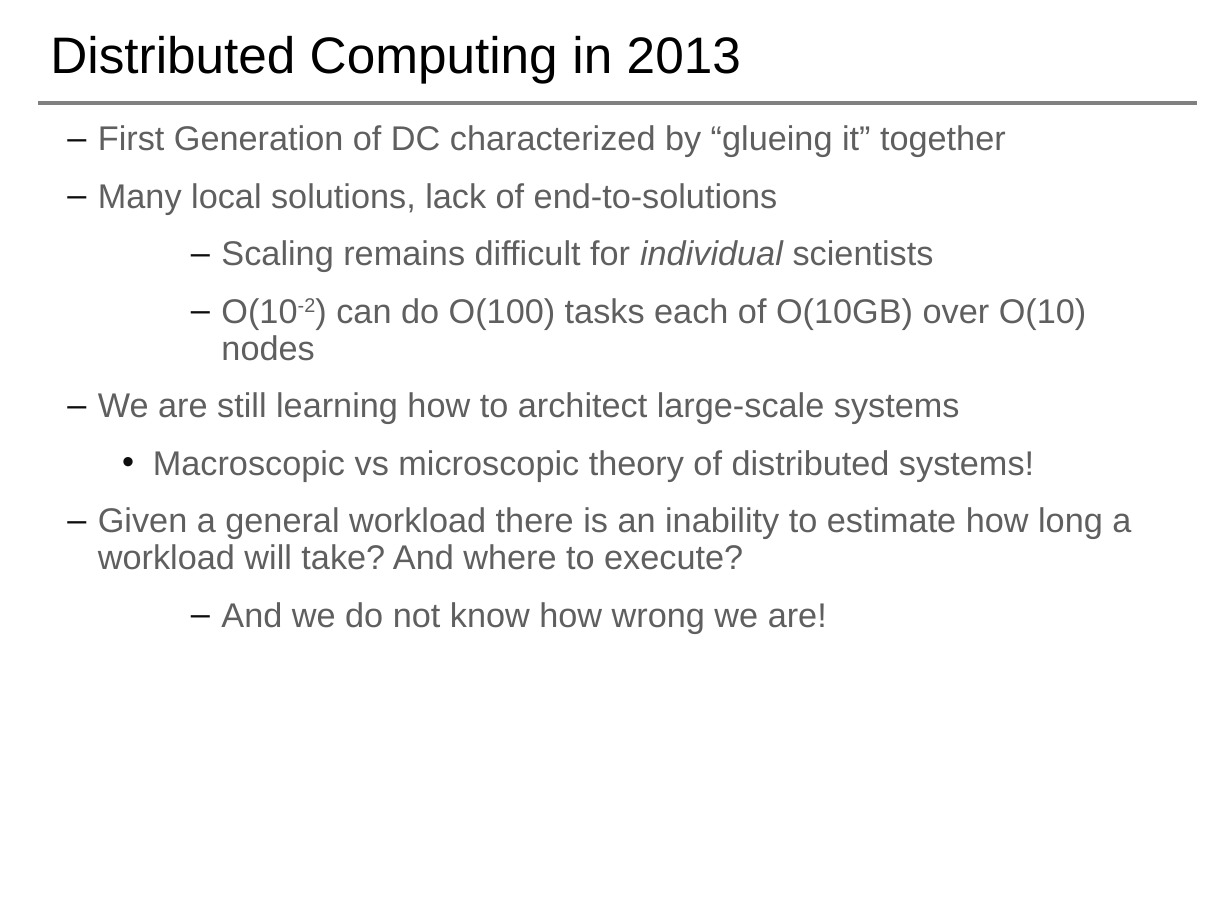
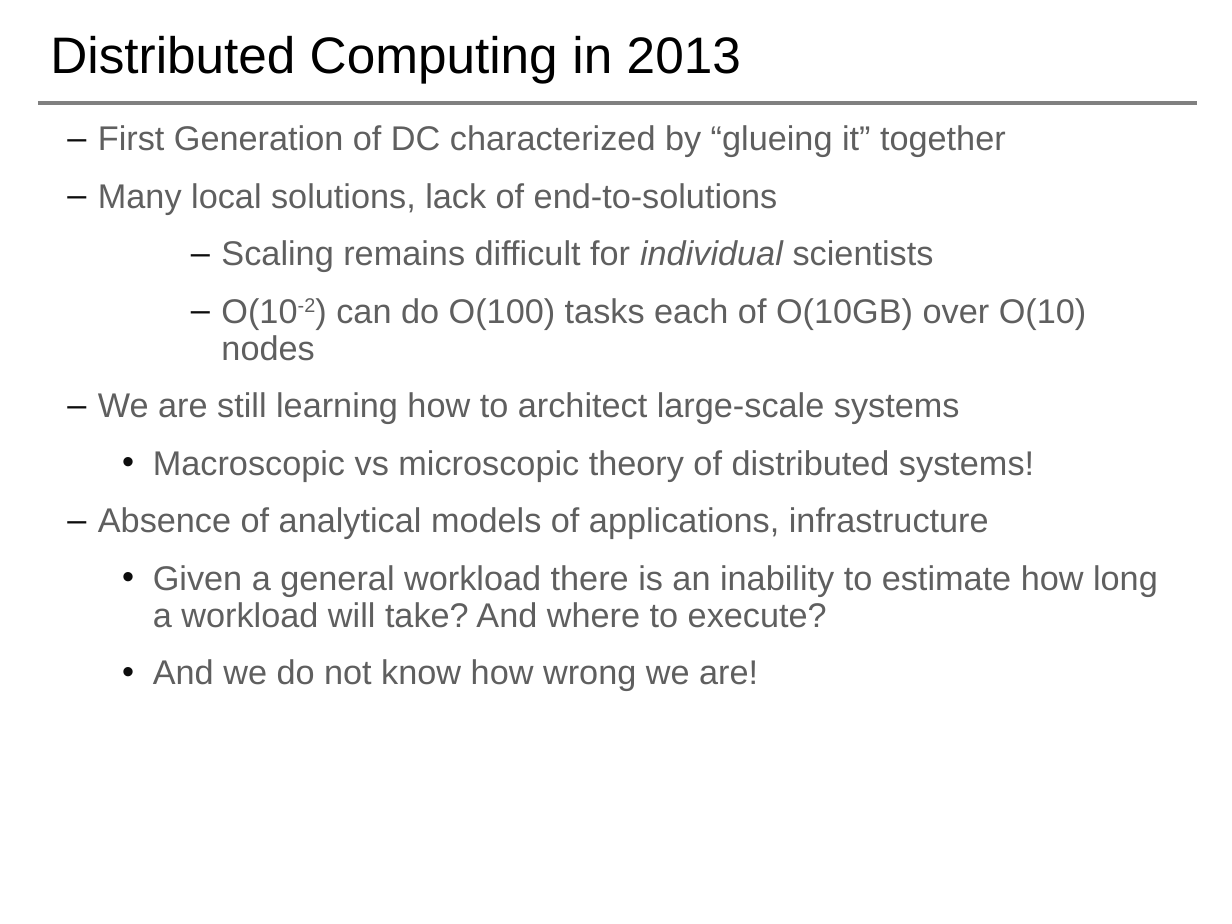
Before and after one commit to saga-project/NGMW, a slide deck: slide 7 of presentations/radical-modsim.pptx (slide 4 before the commit). Drawn at 1232x924 pixels with LibreOffice and Linux fonts; fonts in the diff are those of the drawing; background and template pictures are left out. Boxes give left, top, right and bottom in pixels: in the first picture for what was removed or moved away, otherwise in the second. Text is boxed around its words. In the diff, an @@ line names an element or a change of style, - is before the commit and + after.

```diff
--- a/presentations/radical-modsim.pptx
+++ b/presentations/radical-modsim.pptx
@@ text at bbox=[98, 507, 989, 539]: paragraph added @@
+  – Absence of analytical models of applications, infrastructure
@@ text at bbox=[153, 565, 1158, 691]: bullet – to •; list level 2 to 3 in "Given a general workload there ..."; list level 4 to 3 in "And we do not know ..." @@
```
Also in this commit, not shown: 1 other slide changed, 1 slide added.
